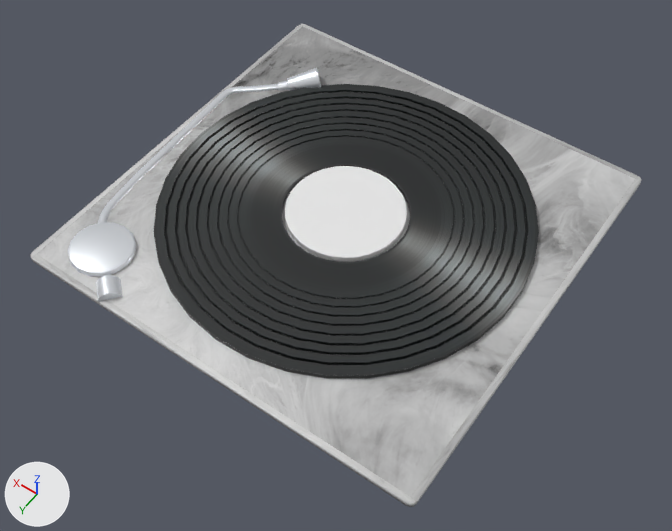
An edit to the Blender file model.blend, drawn before and after from the same camera.
One viewpoint serves both versions: a 50 mm lens placed at (-126.4, 183.3, 261.4), pointed at (-5.0, 13.3, -5.7). The lights are fixed; the arrows at lower left show +X, +Y and +Z.

The first picture shows 'plain', '圆柱体', '扫描.001', '立方体', '管道.001', '管道.8'.
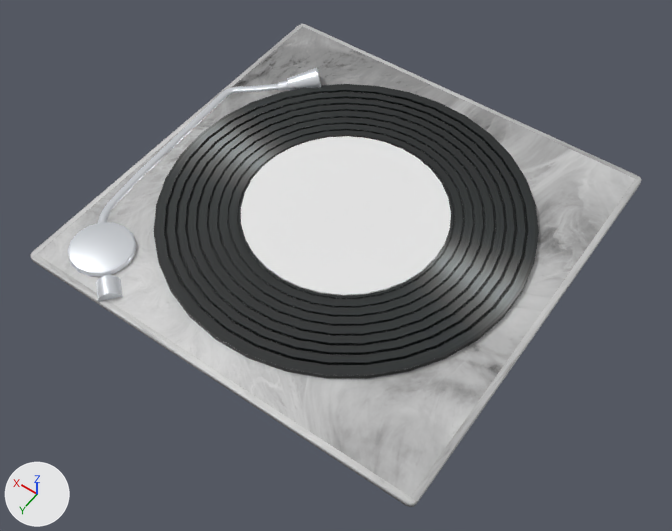
Changed parts and their boxes (x1, y1, x2, y2) in the pictures (672 x 531 px):
'plain', rescaled (72% wider, 68% taller): before (285, 166, 407, 261); after (241, 136, 451, 296)

What the commit changed:
Object 'plain' (ob_plain) is rescaled from (22.0, 22.0, 1.0) to (37.9, 37.9, 1.0).
